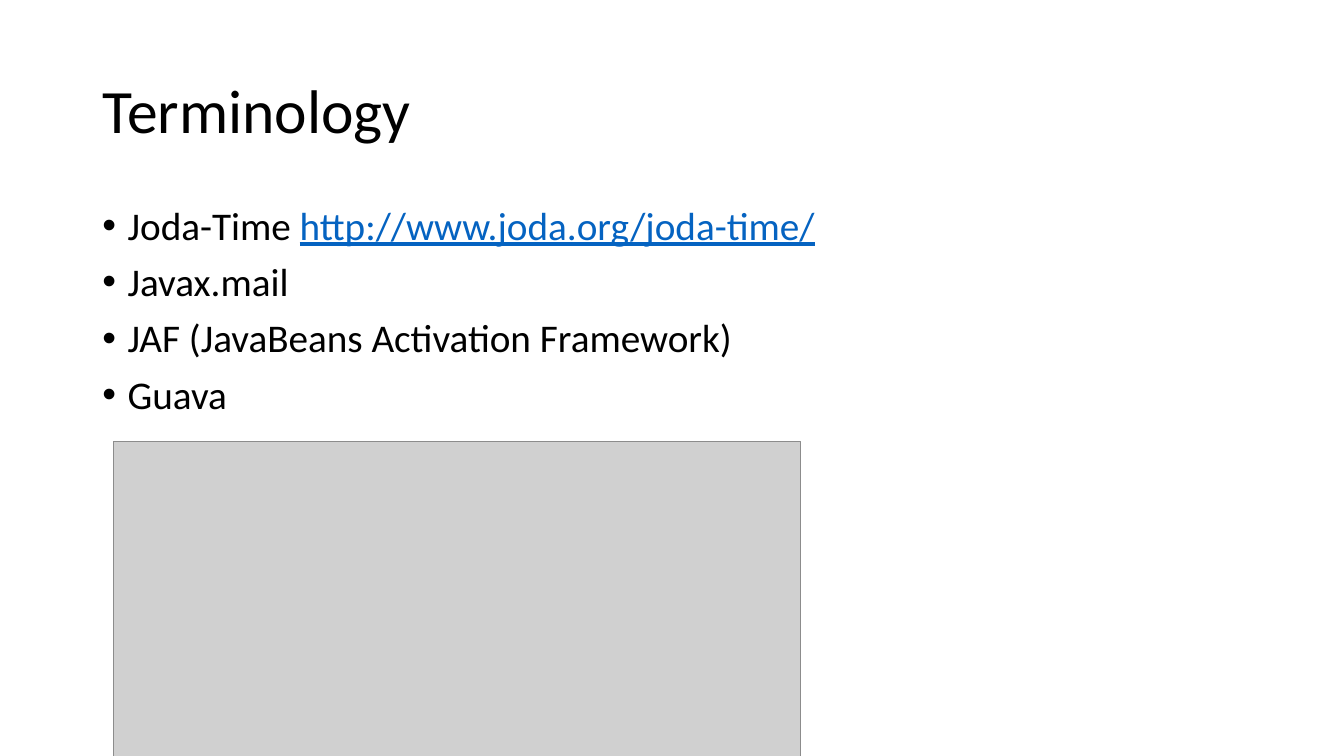
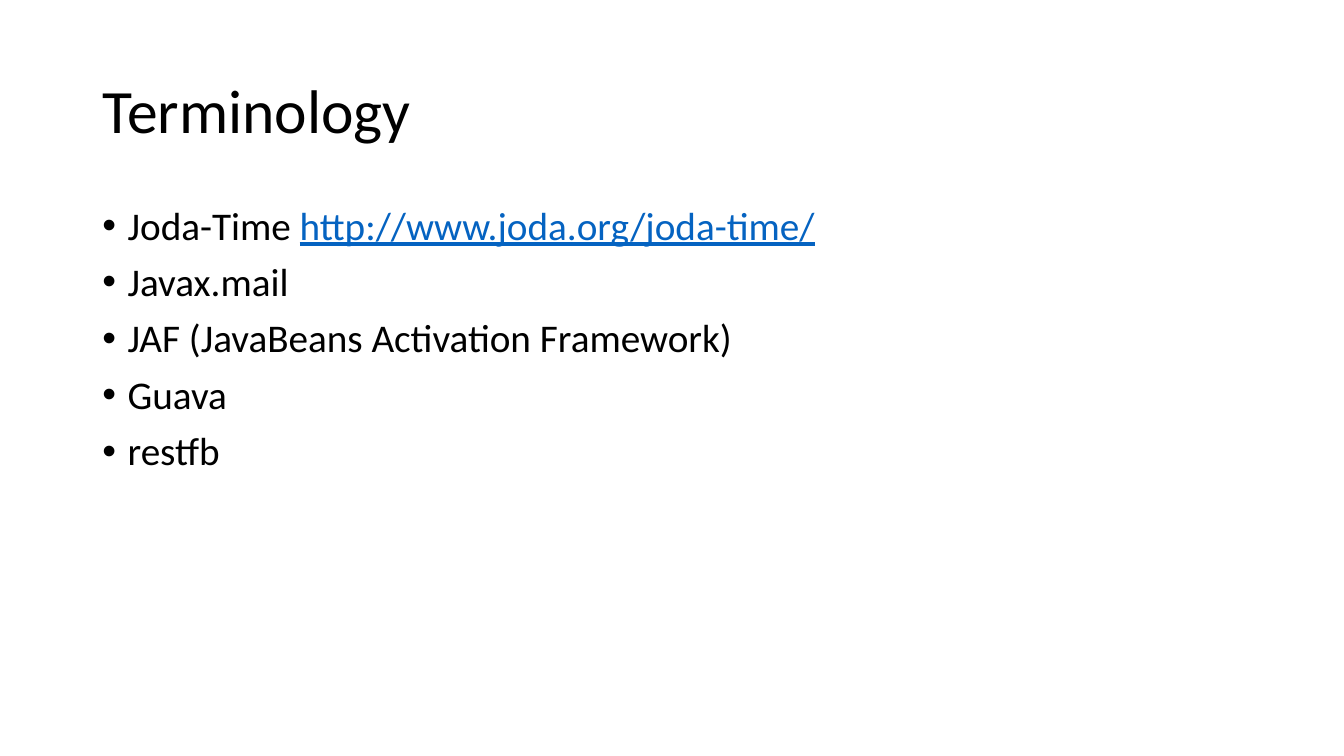
Before and after one commit to ernie55ernie/ShoppingCart, a slide deck: slide 11 of DM_PJ03_Probability.pptx. Drawn at 1344x756 pixels with LibreOffice and Linux fonts; fonts in the diff are those of the drawing; grey boxes stand for pictures. Boxes give left, top, right and bottom in pixels: in the first picture for what was removed or moved away, otherwise in the second. Text is boxed around its words. In the diff, an @@ line names an element or a change of style, - is before the commit and + after.

```diff
--- a/DM_PJ03_Probability.pptx
+++ b/DM_PJ03_Probability.pptx
@@ picture removed at [114,442,802,756] @@
@@ text at [128,437,220,466]: paragraph added @@
+• restfb
```
Also in this commit, not shown: 1 other slide changed, 2 slides added, 2 other files.
